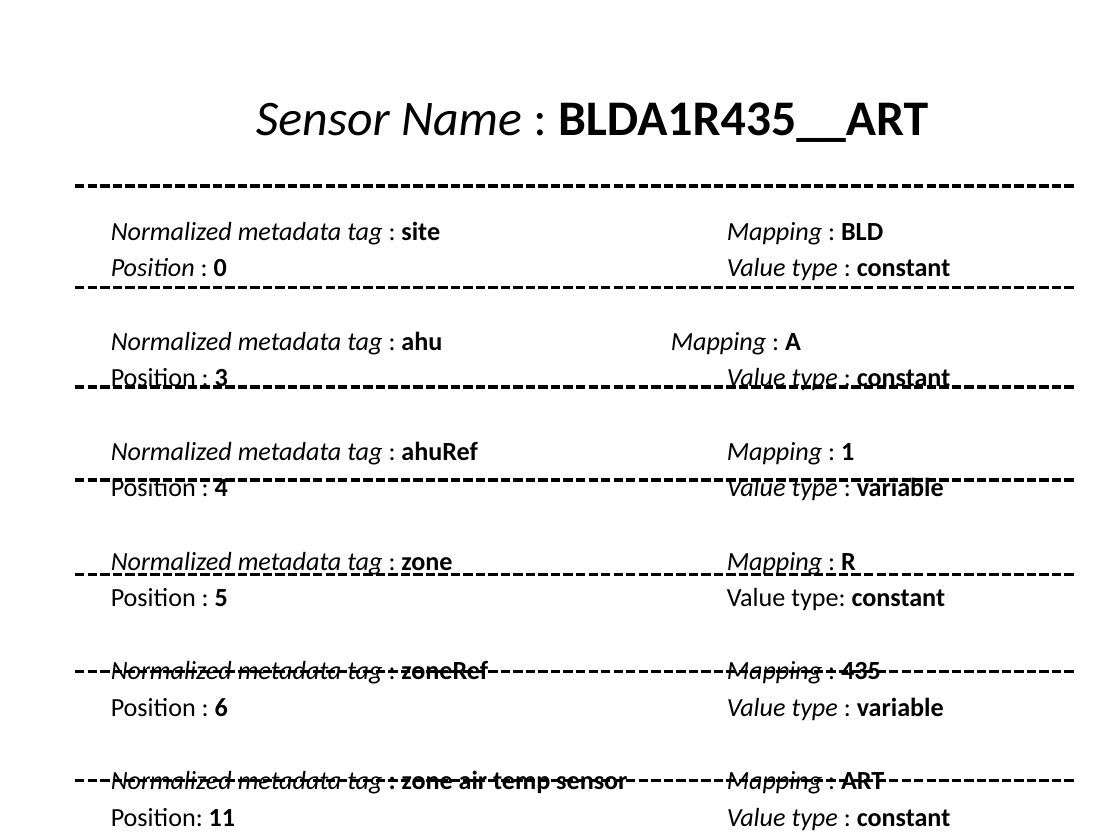
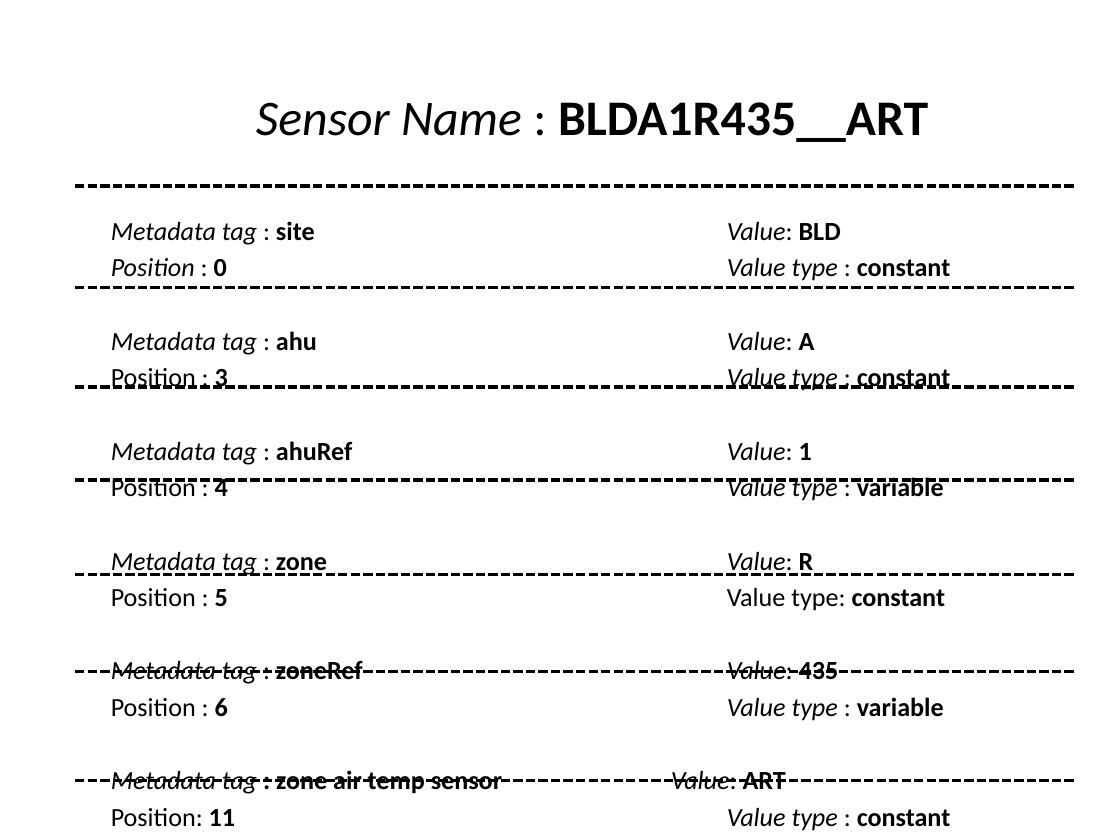
Before and after one commit to jortizcs/bse_paper, a slide deck: slide 1 of figs/inputExample.pptx. Drawn at 1120x840 pixels with LibreOffice and Linux fonts; fonts in the diff are those of the drawing. Boxes give left, top, right and bottom in pixels: in the first picture for what was removed or moved away, otherwise in the second. Text is boxed around its words. In the diff, an @@ line names an element or a change of style, - is before the commit and + after.

```diff
--- a/figs/inputExample.pptx
+++ b/figs/inputExample.pptx
@@ text at box(111, 221, 841, 245): text changed @@
-Normalized metadata tag : site Mapping : BLD
+Metadata tag : site Value: BLD
@@ text at box(111, 331, 815, 355): text changed @@
-Normalized metadata tag : ahu Mapping : A
+Metadata tag : ahu Value: A
@@ text at box(111, 441, 812, 465): text changed @@
-Normalized metadata tag : ahuRef Mapping : 1
+Metadata tag : ahuRef Value: 1
@@ text at box(111, 552, 814, 576): text changed @@
-Normalized metadata tag : zone Mapping : R
+Metadata tag : zone Value: R
@@ text at box(111, 661, 839, 684): text changed @@
-Normalized metadata tag : zoneRef Mapping : 435
+Metadata tag : zoneRef Value: 435
@@ text at box(111, 770, 502, 794): text changed; bold on; italic off @@
-Normalized metadata tag : zone air temp sensor Mapping : ART
+Metadata tag : zone air temp sensor Value: ART
```
Also in this commit, not shown: 8 other files.
